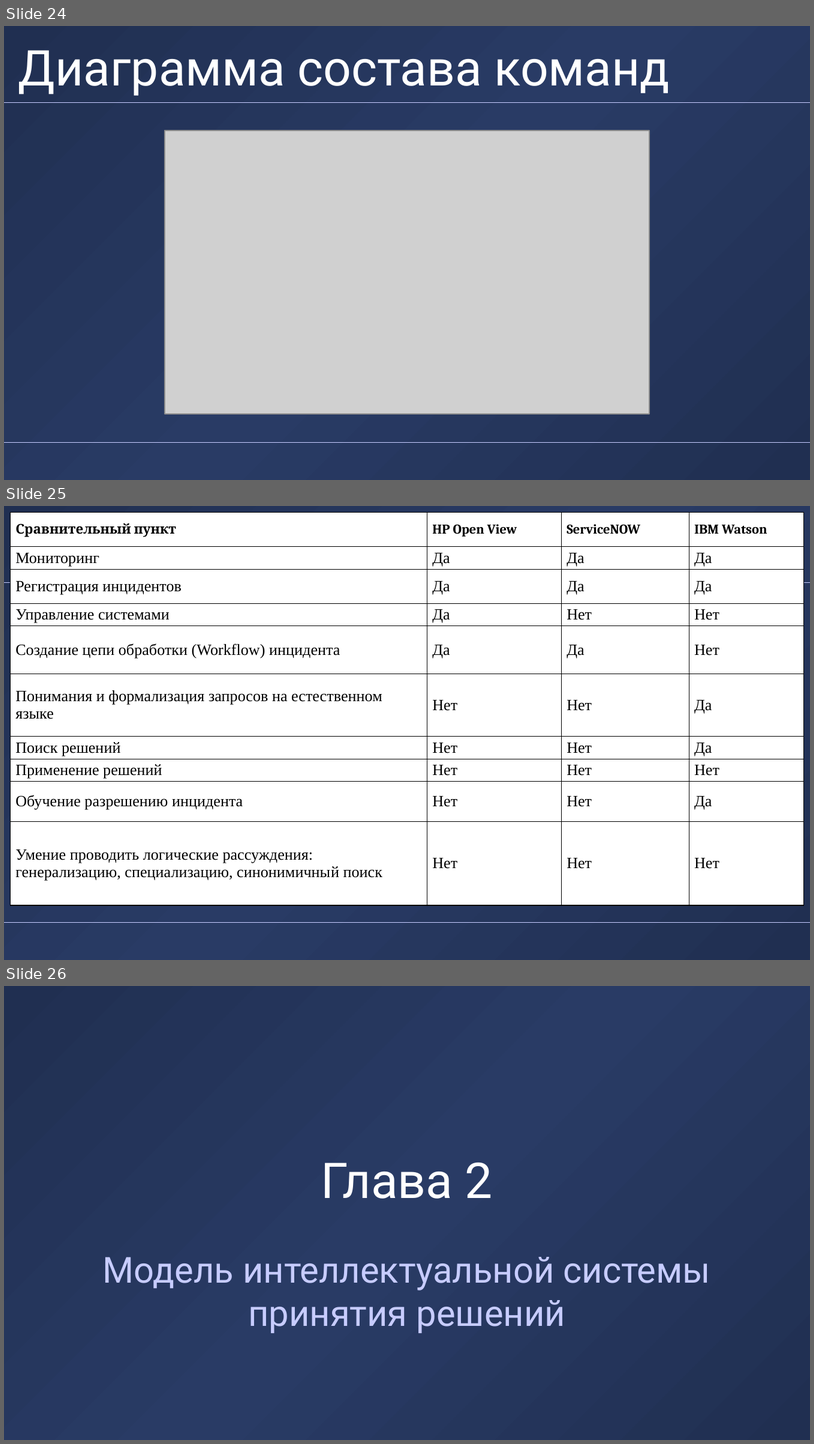
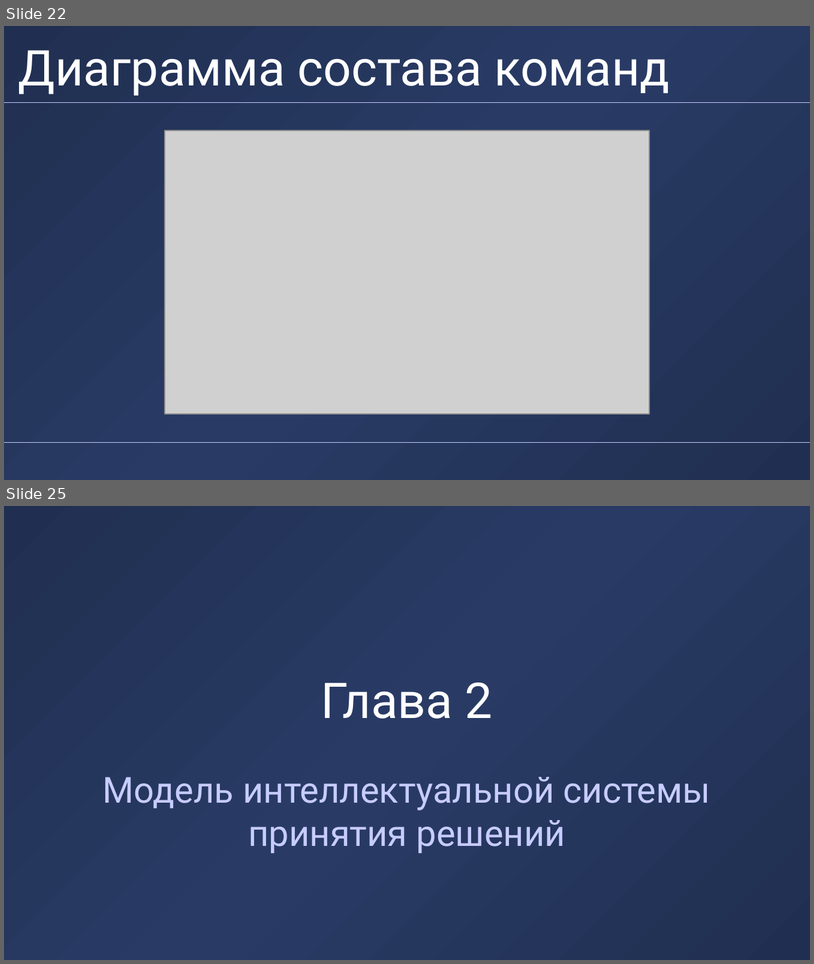
Before and after one commit to alexander-toschev/alexander-toschev, a slide deck: Disser/Presentation/DUBNAPresentationX-short.pptx. Shown one above the other, each under a label of ours: slides 24, 25 and 26 before the commit, slides 22 and 25 after it; the slides between them are not shown. The pictures are 814x1444 and 814x964 pixels, drawn with LibreOffice and Linux fonts; fonts in the diff are those of the drawing; grey boxes stand for pictures; background and template pictures are left out. Boxes give left, top, right and bottom in pixels: in the first picture for what was removed or moved away, otherwise in the second. Text is boxed around its words. In the diff, an @@ line names an element or a change of style, - is before the commit and + after.

```diff
--- a/Disser/Presentation/DUBNAPresentationX-short.pptx
+++ b/Disser/Presentation/DUBNAPresentationX-short.pptx
@@ slide 25 removed at [4,506,810,960], background gradient #202F51 to #293B65; not listed: 2 template elements that a slide beside it also shows @@
@@ table removed at [11,513,804,912], 10 rows, 4 columns @@
-Сравнительный пункт | HP Open View | ServiceNOW | IBM Watson
-Мониторинг | Да | Да | Да
-Регистрация инцидентов | Да | Да | Да
-Управление системами | Да | Нет | Нет
-Создание цепи обработки (Workflow) инцидента | Да | Да | Нет
-Понимания и формализация запросов на естественном языке | Нет | Нет | Да
-Поиск решений | Нет | Нет | Да
-Применение решений | Нет | Нет | Нет
-Обучение разрешению инцидента | Нет | Нет | Да
-Умение проводить логические рассуждения: генерализацию, специализацию, синонимичный поиск | Нет | Нет | Нет
@@ what was slide 24 is now slide 22 @@
@@ what was slide 26 is now slide 25 @@
```
Also in this commit, not shown: 4 slides changed, 7 slides added, 5 other slides removed.
